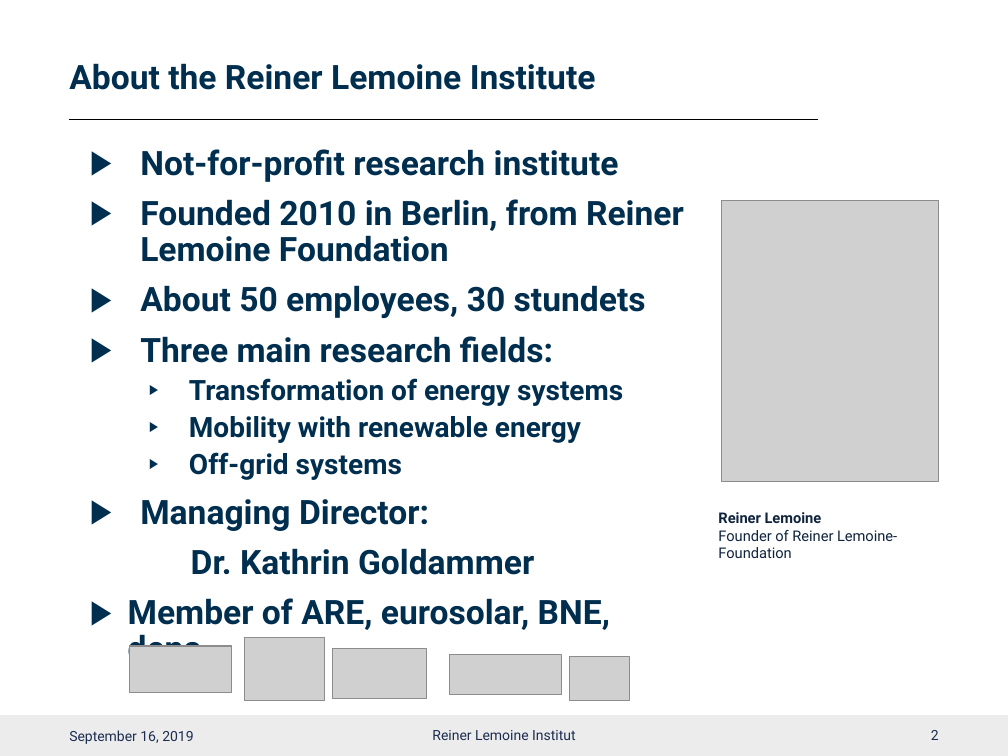
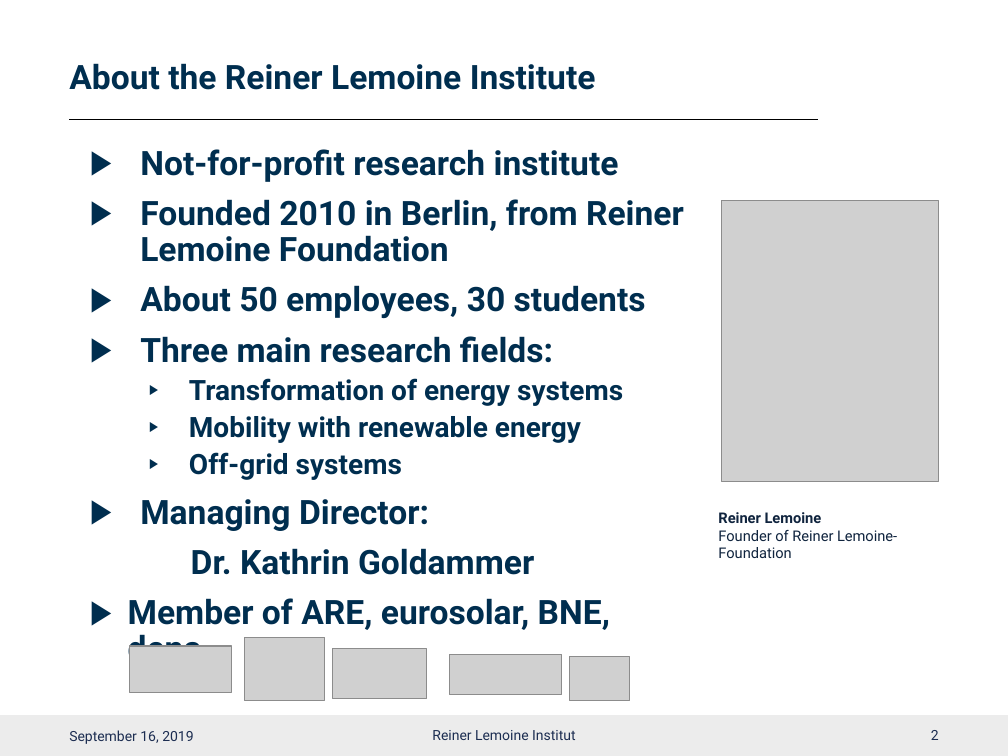
Before and after one commit to smartie2076/oemof_workshop, a slide deck: slide 3 of Oemof_Workshop_01_Kickoff_Monday.pptx. Drawn at 1008x756 pixels with LibreOffice and Linux fonts; fonts in the diff are those of the drawing; grey boxes stand for pictures; background and template pictures are left out. Boxes give left, top, right and bottom in pixels: in the first picture for what was removed or moved away, otherwise in the second. Text is boxed around its words. In the diff, an @@ line names an element or a change of style, - is before the commit and + after.

Commit message:
All presentations, updates from 15.9 * Presentations 1, 2, 3 done * Codes for Monday done

```diff
--- a/Oemof_Workshop_01_Kickoff_Monday.pptx
+++ b/Oemof_Workshop_01_Kickoff_Monday.pptx
@@ text at (x1=140, y1=285, x2=646, y2=318): text changed @@
-▶ About 50 employees, 30 stundets
+▶ About 50 employees, 30 students
```
Also in this commit, not shown: 1 other file.
